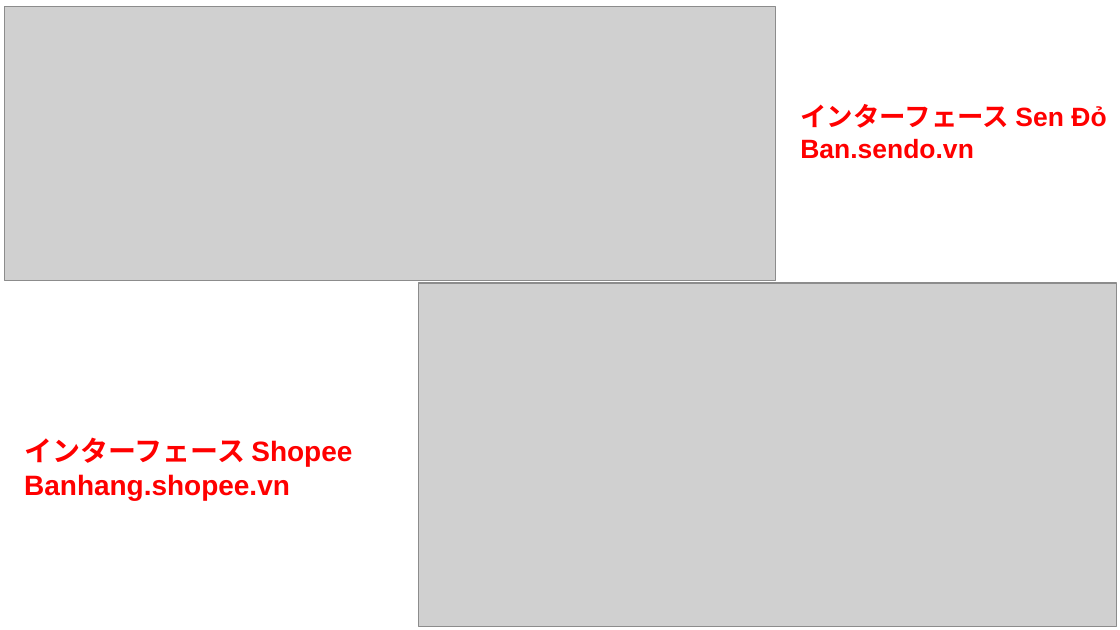
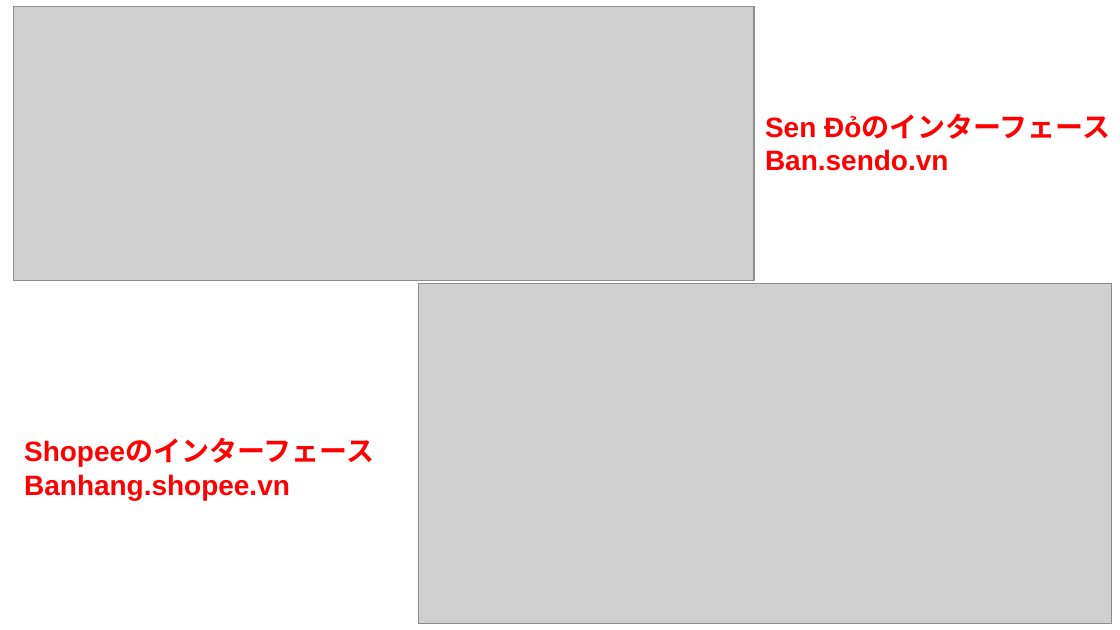
Before and after one commit to phamkhanhminhman/doan-laravel, a slide deck: slide 14 of Slide-Japanese.pptx (slide 13 before the commit). Drawn at 1120x630 pixels with LibreOffice and Linux fonts; fonts in the diff are those of the drawing; grey boxes stand for pictures; background and template pictures are left out. Boxes give left, top, right and bottom in pixels: in the first picture for what was removed or moved away, otherwise in the second. Text is boxed around its words. In the diff, an @@ line names an element or a change of style, - is before the commit and + after.

```diff
--- a/Slide-Japanese.pptx
+++ b/Slide-Japanese.pptx
@@ picture: place and size @@
-picture at box(4, 7, 775, 281)
+picture at box(13, 7, 754, 281)
@@ text "Sen Đỏのインターフェース": place and size @@
-text "Sen Đỏのインターフェース" at box(800, 104, 1106, 159)
+text "Sen Đỏのインターフェース" at box(765, 115, 1110, 171)
@@ text at box(765, 115, 1110, 139): text changed; size 17 to 18 pt @@
-インターフェース Sen Đỏ
+Sen Đỏのインターフェース
@@ text at box(765, 149, 948, 171): size 17 to 18 pt in "Ban.sendo.vn" @@
@@ picture: place and size @@
-picture at box(419, 283, 1117, 626)
+picture at box(419, 283, 1112, 624)
@@ text at box(24, 440, 374, 467): text changed @@
-インターフェース Shopee
+Shopeeのインターフェース
```
Also in this commit, not shown: 12 other slides changed, 7 slides added, 7 slides removed, 10 other files.
